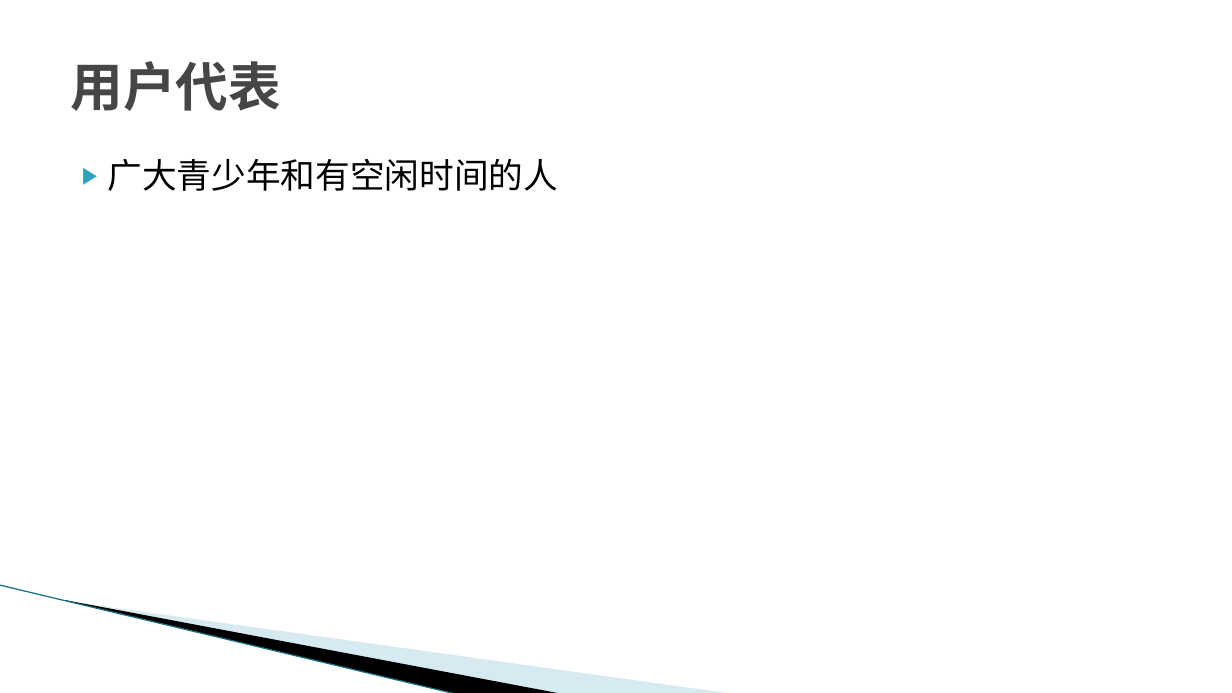
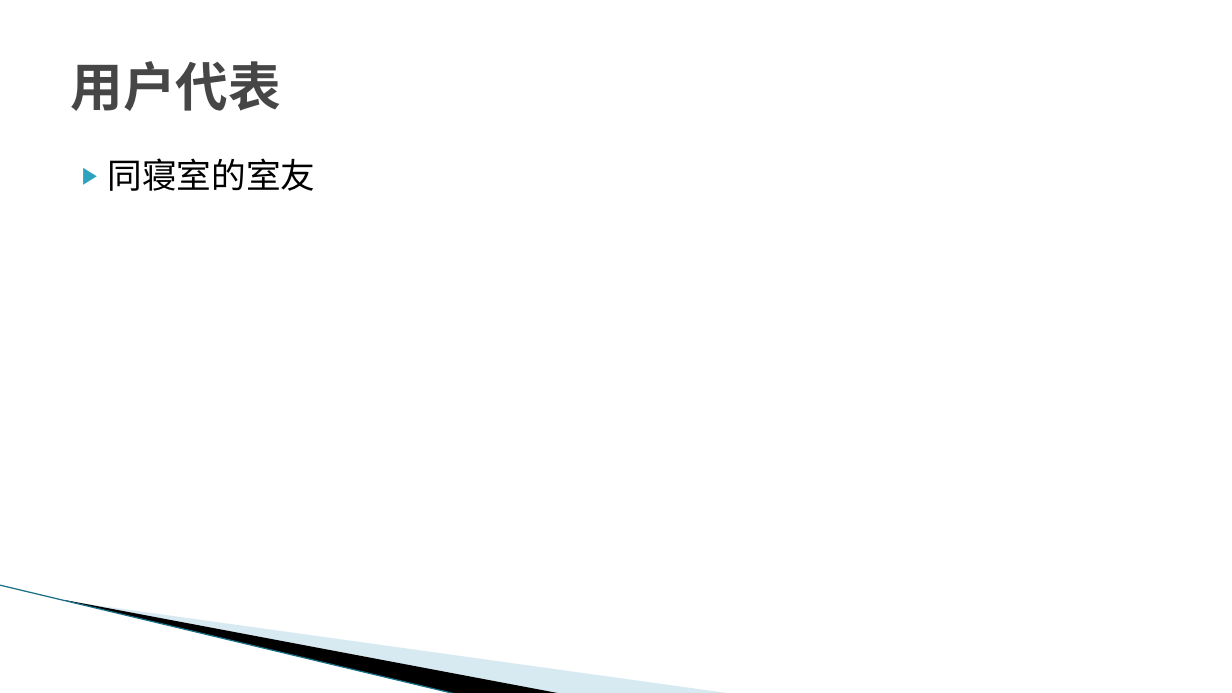
Before and after one commit to G17workfordadoudou/dadoudou, a slide deck: slide 5 of SE2022-G17小组-软件需求.pptx (slide 2 before the commit). Drawn at 1232x693 pixels with LibreOffice and Linux fonts; fonts in the diff are those of the drawing; background and template pictures are left out. Boxes give left, top, right and bottom in pixels: in the first picture for what was removed or moved away, otherwise in the second. Text is boxed around its words. In the diff, an @@ line names an element or a change of style, - is before the commit and + after.

```diff
--- a/SE2022-G17小组-软件需求.pptx
+++ b/SE2022-G17小组-软件需求.pptx
@@ text at <box>108,158,316,191</box>: text changed @@
-▶ 广大青少年和有空闲时间的人
+▶ 同寝室的室友
```
Also in this commit, not shown: 9 slides added, 7 other files.
